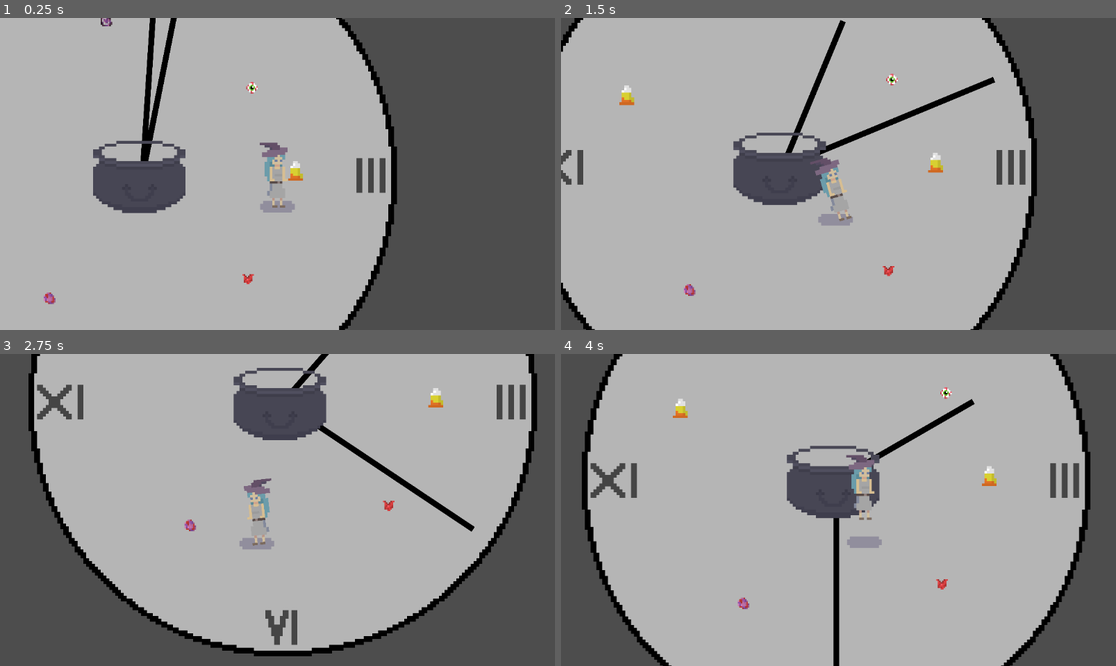
Above: before the commit, frames 1-4 (two rows, left to right).
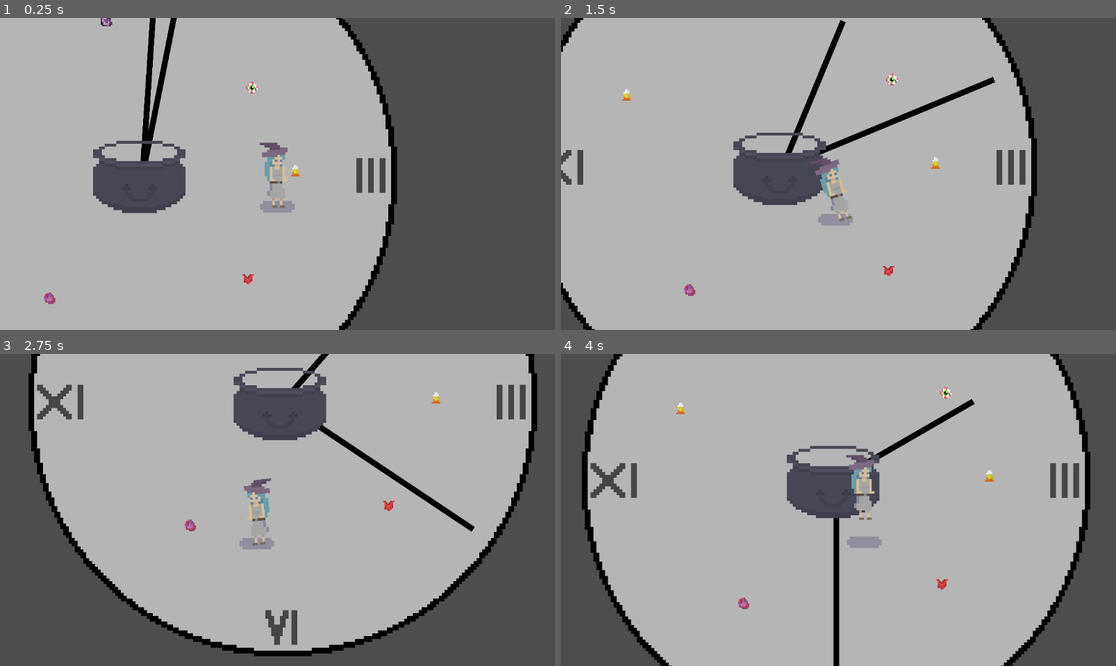
Above: after the commit, the same moments.

Repository: arrowira/miniJam189
Game: Godot game, scene res://Scenes/main.tscn
The game is run twice, just before and just after one commit, with the same random seed, the same clock (stepped at 60 frames per second) and the same inputs.
Inputs:
- Up to frame 1 (0.25 s): no input
- Up to frame 2 (1.5 s): hold A (right) 0.53-1.28 s; tap Space (jump) at 0.77 s; hold S (down) from 1.28 s (still down)
- Up to frame 3 (2.75 s): tap Space (jump) at 1.52 s; release S (down) at 2.03 s; hold A (right) from 2.03 s (still down)
- Up to frame 4 (4 s): release A (right) at 2.78 s; hold W (up) 2.78-3.53 s; tap Space (jump) at 3.02, 3.77 s; hold D (left) from 3.53 s (still down)

The runs differ from the first frame. In frame 1, less than 0.1% of the frame differs, in the area x 51-55%, y 45-53%; in frame 2, 0.2%, in the area x 10-69%, y 21-50%; in frame 3, 0.1%; in frame 4, 0.2%.

Commit message:
candy corn sprite fix

Diff:
--- a/minijam189/Scenes/CandyCorn.tscn
+++ b/minijam189/Scenes/CandyCorn.tscn
@@ -9,7 +9,7 @@
 [node name="CandyCorn" type="Node2D"]
 
 [node name="Candy" type="Area2D" parent="."]
-scale = Vector2(17, 17)
+scale = Vector2(10, 10)
 collision_layer = 2
 collision_mask = 2
 script = ExtResource("1_g1ghu")
